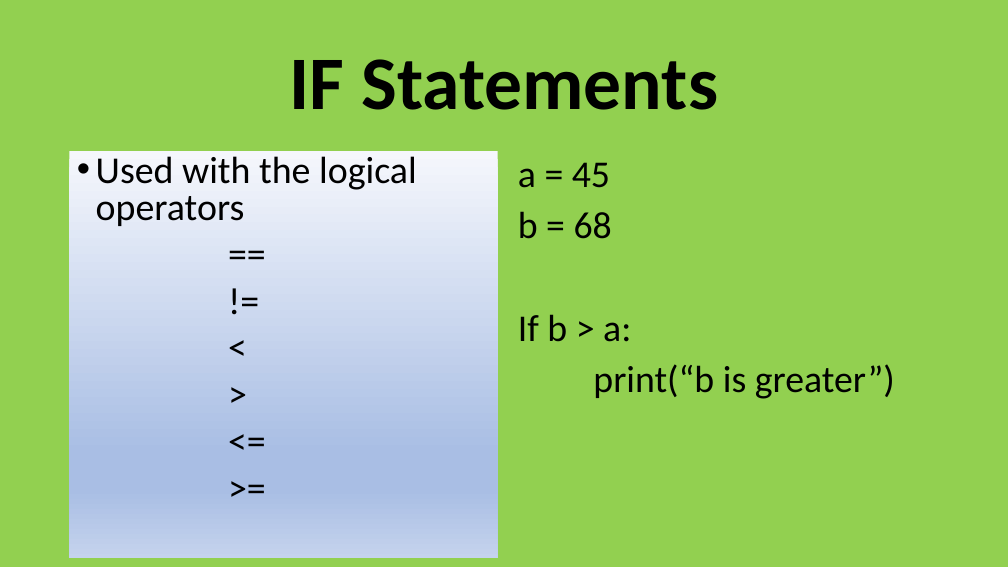
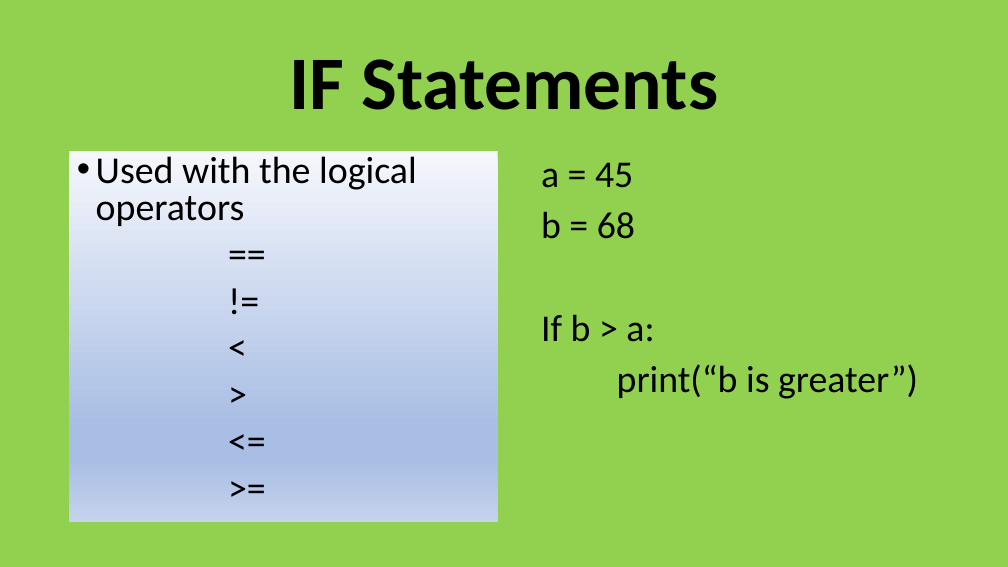
Before and after one commit to torres11991/dap-curriculum, a slide deck: slide 2 of Section06/6.1-Python_FlowControle.pptx (slide 1 before the commit). Drawn at 1008x567 pixels with LibreOffice and Linux fonts; fonts in the diff are those of the drawing. Boxes give left, top, right and bottom in pixels: in the first picture for what was removed or moved away, otherwise in the second. Text is boxed around its words. In the diff, an @@ line names an element or a change of style, - is before the commit and + after.

```diff
--- a/Section06/6.1-Python_FlowControle.pptx
+++ b/Section06/6.1-Python_FlowControle.pptx
@@ text "Used with the logical operators" resized from (x1=70, y1=151, x2=498, y2=559) to (x1=70, y1=151, x2=498, y2=523) @@
@@ text "a = 45" moved from (x1=518, y1=162, x2=895, y2=399) to (x1=541, y1=162, x2=918, y2=399) @@
```
Also in this commit, not shown: 1 slide added, 5 other files.
